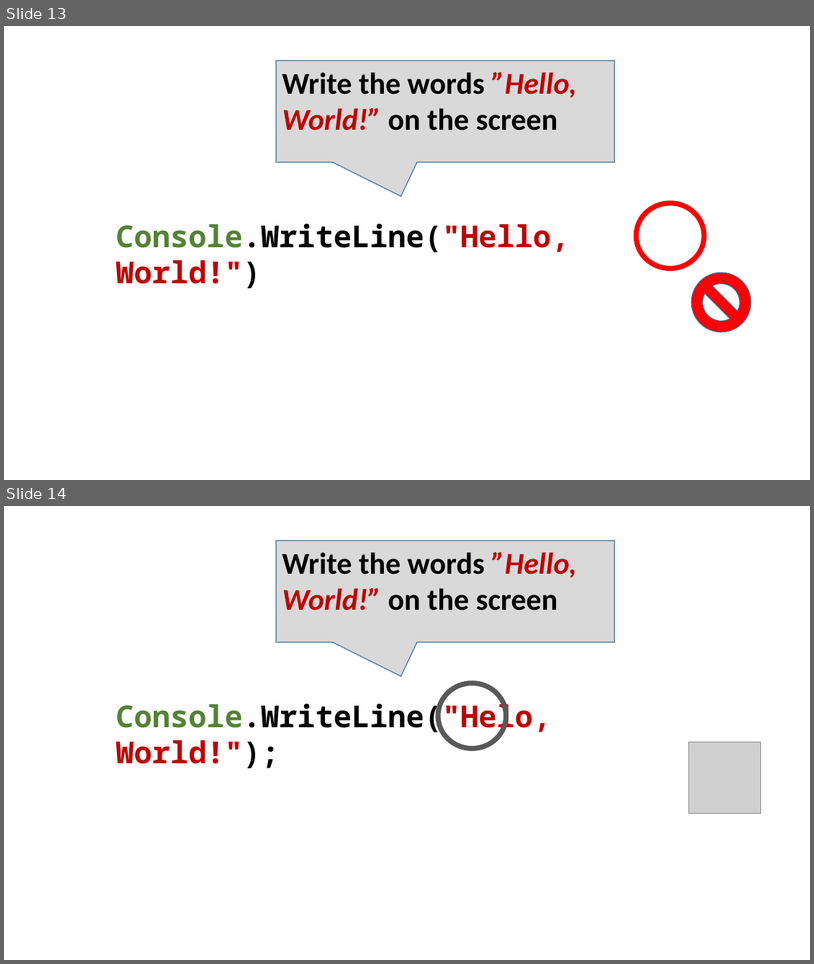
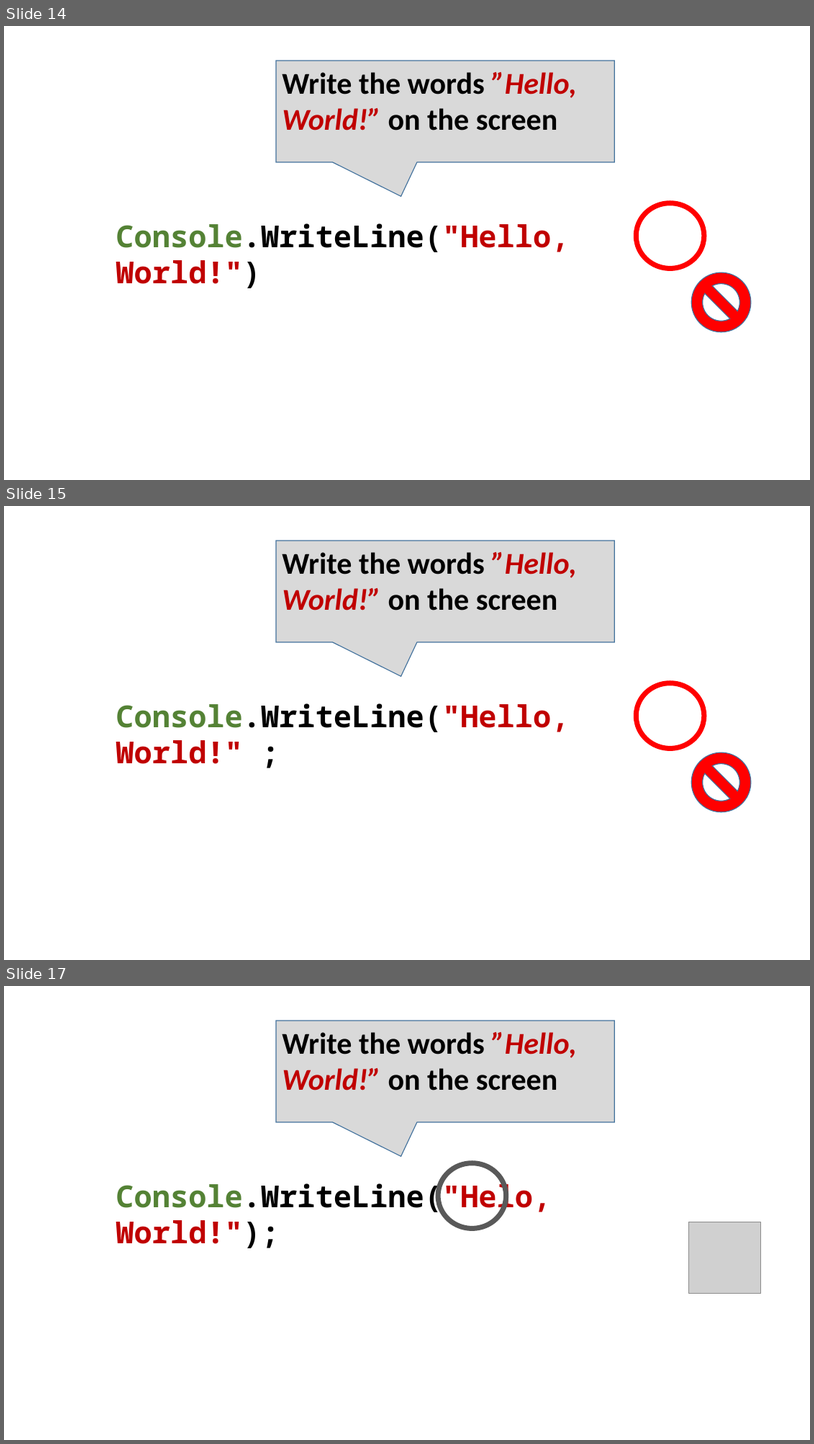
Before and after one commit to perslaursen/OOProg22, a slide deck: Chap/Start/Presentations/StatementsSyntax.pptx. Shown one above the other, each under a label of ours: slides 13 and 14 before the commit, slides 14, 15 and 17 after it; the slides between them are not shown. The pictures are 814x964 and 814x1444 pixels, drawn with LibreOffice and Linux fonts; fonts in the diff are those of the drawing; grey boxes stand for pictures. Boxes give left, top, right and bottom in pixels: in the first picture for what was removed or moved away, otherwise in the second. Text is boxed around its words. In the diff, an @@ line names an element or a change of style, - is before the commit and + after.

```diff
--- a/Chap/Start/Presentations/StatementsSyntax.pptx
+++ b/Chap/Start/Presentations/StatementsSyntax.pptx
@@ slide 15 added at (4, 506, 810, 960), background #FFFFFF @@
@@ speech box added at (276, 541, 615, 642), fill #D9D9D9, outline #43739E 1 pt, 36 pt, text #000000, bold @@
+Write the words ”Hello, World!” on the screen
@@ ellipse added at (637, 683, 705, 749), outline #FF0000 6 pt @@
@@ text added at (116, 703, 569, 764), 36 pt, text #C00000, bold @@
+Console.WriteLine("Hello, World!" ;
@@ no-entry sign added at (692, 752, 751, 811), fill #FF0000, outline #43739E 1 pt @@
@@ what was slide 13 is now slide 14 @@
@@ what was slide 14 is now slide 17 @@
```
Also in this commit, not shown: 3 other slides added, 1 slide removed, 8 other files.
